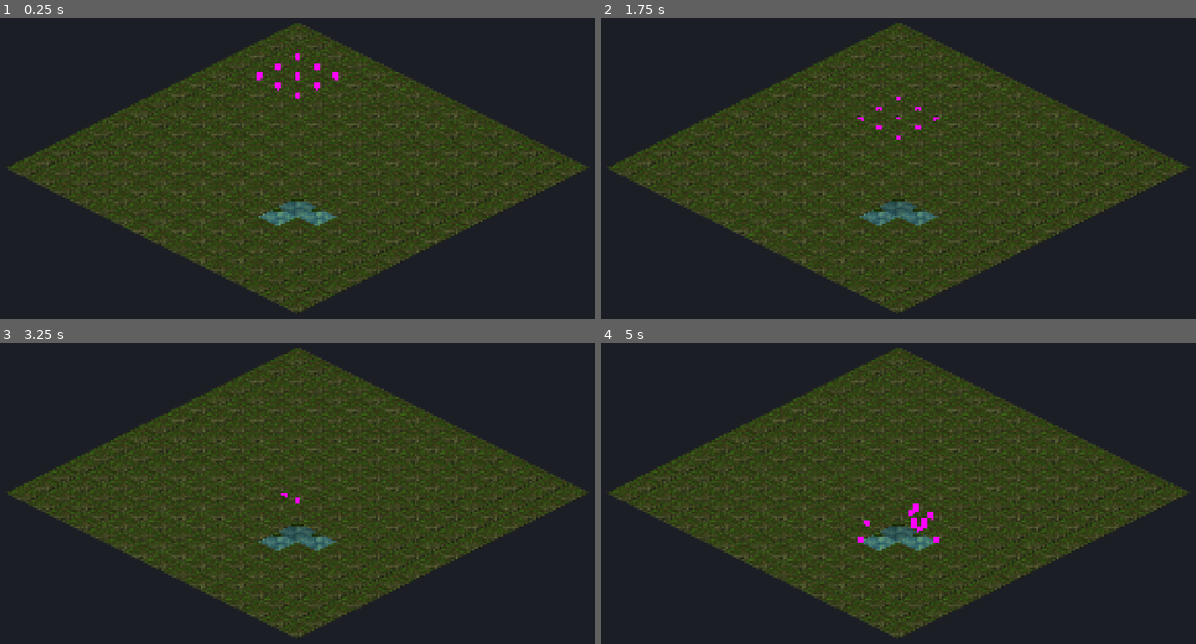
Above: before the commit, frames 1-4 (two rows, left to right).
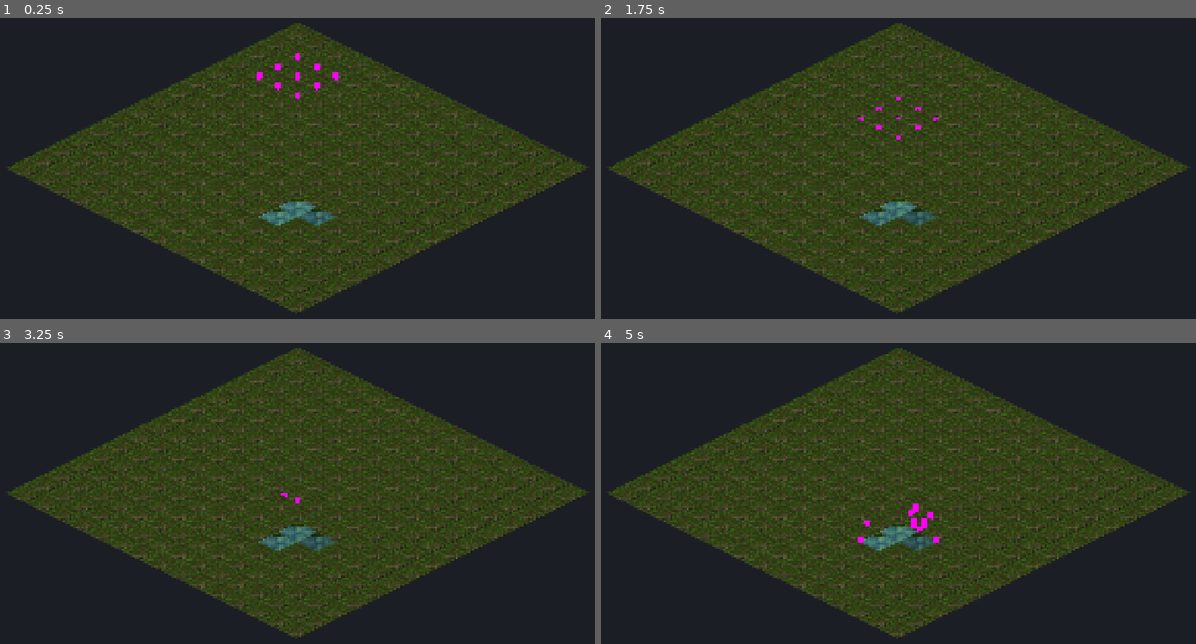
Above: after the commit, the same moments.

Repository: saman-mb/crusade-rts
Game: Godot game, scene res://src/nodes/group_command_harness.tscn
The game is run twice, just before and just after one commit, with the same random seed, the same clock (stepped at 60 frames per second) and the same inputs. This scene is started directly instead of the project's main scene.
Inputs (mouse positions are in pixels of both pictures, inside the frame that each line leads up to):
- Up to frame 1 (0.25 s): no input
- Up to frame 2 (1.75 s): tap Enter at 0.5 s; move the mouse to (1047, 138) at 0.52 s; hold ] (dev_time_fwd) 0.53-1.25 s; tap S (cam_down) at 0.6 s; click (1047, 138) at 0.67 s; drag from (761, 177) to (862, 234) at 1.27 s
- Up to frame 3 (3.25 s): move the mouse to (362, 397) at 2.02 s; hold ] (dev_time_fwd) 2.03-2.75 s; tap D (cam_right) at 2.1 s; drag from (261, 559) to (89, 424) at 2.77 s
- Up to frame 4 (5 s): move the mouse to (1106, 541) at 3.52 s; hold [ (dev_time_back) 3.53-4.25 s; tap B at 3.6 s; drag from (690, 424) to (797, 385) at 4.27 s

The runs differ from the first frame. In frame 1, less than 0.1% of the frame differs, in the area x 49-56%, y 60-67%; in frame 2, 0.2%; in frame 3, less than 0.1%; in frame 4, 0.4%, in the area x 46-56%, y 59-69%.

Commit message:
fix: drop single-moved unit from an in-flight group order (#81 nit)
PO acceptance nit: _issue_single_path did not remove the moved unit from an
active group-flow order, so a former group member given a single A* move could
be driven by BOTH its PathFollower and the group follower until the order
latched done (transient double-drive/jitter). Add _drop_from_group(unit),
called per unit before issue_path. Also reword Formation.assign's docstring to
state it's a deterministic greedy heuristic (2-opt-stable), not a provably
optimal Hungarian matching.

Validated: import clean (warnings-as-errors); test_formation 81, test_marquee 9,
full core suite green.

Co-Authored-By: Claude Opus 4.8 (1M context) <noreply@anthropic.com>
Claude-Session: https://claude.ai/code/session_01Bwiv1L8nDpfKtNbGTz3gA9

Diff:
--- a/src/core/formation.gd
+++ b/src/core/formation.gd
@@ -59,12 +59,14 @@
 	return out
 
 
-## Deterministic stable nearest assignment: returns unit_index -> slot_index (an int per
+## Deterministic greedy nearest assignment: returns unit_index -> slot_index (an int per
 ## unit, indexing into `slot_cells`). Repeatedly claims the (unit, slot) pair with the
 ## smallest squared distance among still-unassigned units and slots, ties broken by
-## (unit_index, slot_index), which minimizes crossing/total distance and is fully
-## reproducible. Assumes slot_cells.size() >= unit_cells.size(); each slot used at most
-## once. Element i of the result is the slot index assigned to unit i.
+## (unit_index, slot_index). This is a reproducible heuristic that keeps total travel low
+## and avoids obvious crossings (2-opt-stable on the fixtures) — NOT a provably optimal
+## (Hungarian) matching, but cheap and cohesive enough that units don't peel across the
+## group. Assumes slot_cells.size() >= unit_cells.size(); each slot used at most once.
+## Element i of the result is the slot index assigned to unit i.
 static func assign(unit_cells: Array[Vector2i], slot_cells: Array[Vector2i]) -> PackedInt32Array:
 	var unit_count: int = unit_cells.size()
 	var slot_count: int = slot_cells.size()
--- a/src/nodes/unit_debug.gd
+++ b/src/nodes/unit_debug.gd
@@ -297,11 +297,27 @@
 	for id in _selection.selected_ids():
 		# Duck-typed unit node: keep it UNTYPED (see _units doc).
 		var unit = _units[id]
+		# If this unit is mid group-flow, pull it OUT of the group order first so it is
+		# not driven by both its A* path (below) and the group follower (in _process).
+		_drop_from_group(unit)
 		var wp: Array = nav.find_path(unit.current_cell(), unit.current_tier(), cell, _active_tier)
 		if wp.is_empty():
 			push_warning("unit_debug: no path for unit %d to %s tier %d" % [id, cell, _active_tier])
 			continue
 		unit.issue_path(wp)
+
+
+## Removes `unit` from the active group-flow order (all three index-aligned arrays) if
+## present, so a fresh single-unit A* move can take it over without the group `_process`
+## also driving it. No-op when the unit is not in a group order. Retires the whole order
+## once its last member leaves so `_process` goes idle.
+func _drop_from_group(unit) -> void:
+	var idx: int = _group_units.find(unit)
+	if idx == -1:
+		return
+	_group_units.remove_at(idx)
+	_group_followers.remove_at(idx)
+	_group_positions.remove_at(idx)
 
 
 ## GROUP FORMATION FLOW order (≥2 selected). Computes N distinct walkable formation
